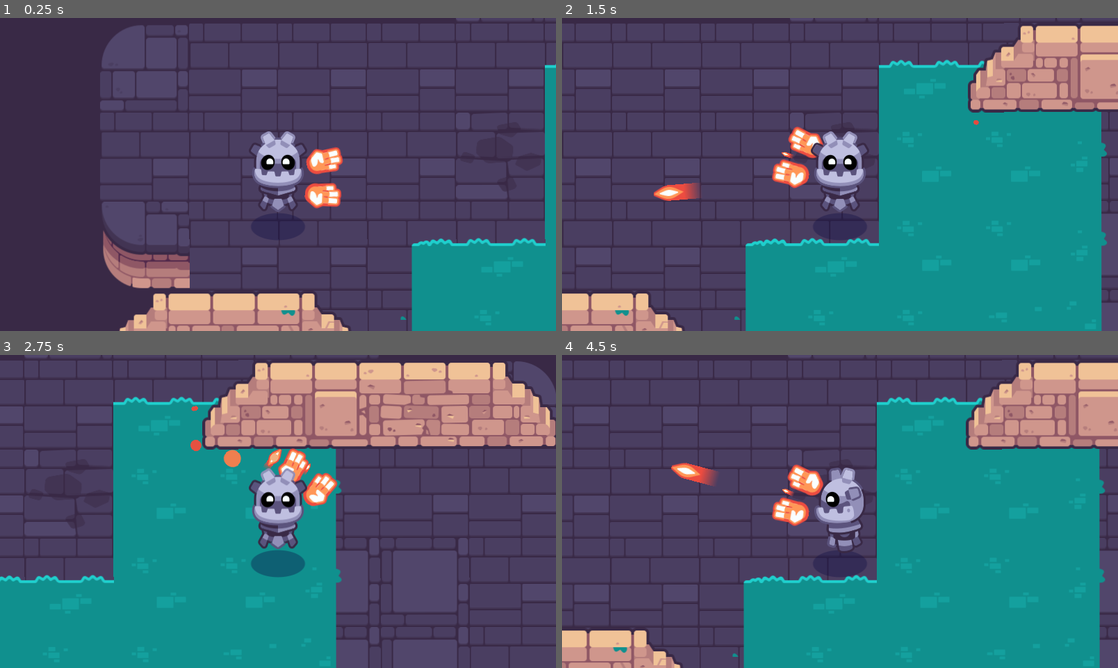
Above: before the commit, frames 1-4 (two rows, left to right).
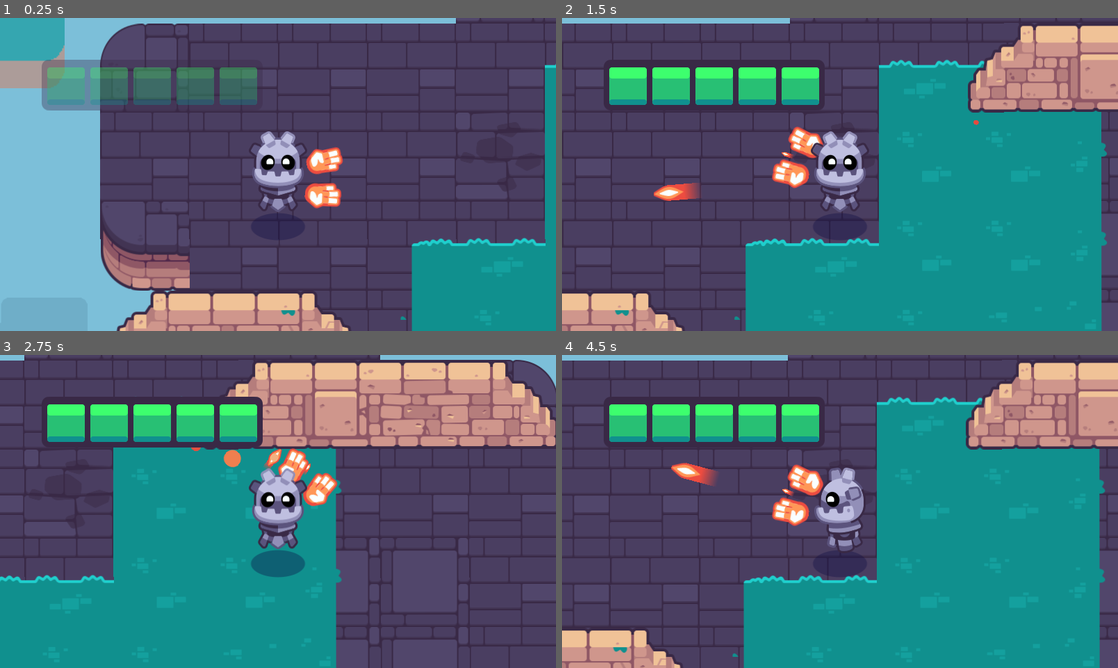
Above: after the commit, the same moments.

Repository: rxsiebearr/2d-Gamedev-Course
Game: Godot game, scene res://start.tscn
The game is run twice, just before and just after one commit, with the same random seed, the same clock (stepped at 60 frames per second) and the same inputs. This scene is started directly instead of the project's main scene. Sound files missing from this copy of the repository are replaced by a short silence.
Inputs (mouse positions are in pixels of both pictures, inside the frame that each line leads up to):
- Up to frame 1 (0.25 s): no input
- Up to frame 2 (1.5 s): tap Enter at 0.5 s; move the mouse to (962, 158) at 0.52 s; hold D (move_right) 0.53-1.25 s; hold Mouse wheel down (cycle_weapon_down) 0.53-1.25 s; click (962, 158) at 0.67 s; drag from (728, 190) to (995, 124) at 1.27 s
- Up to frame 3 (2.75 s): move the mouse to (333, 442) at 2.02 s; press the mouse at (333, 442) at 2.03 s; hold D (move_right) from 2.03 s (still down)
- Up to frame 4 (4.5 s): release D (move_right) at 2.75 s; release the mouse at (895, 442) at 2.75 s; drag from (812, 574) to (751, 408) at 2.77 s; move the mouse to (1006, 558) at 3.52 s; hold A (move_left) 3.53-4.25 s; hold Mouse wheel up (cycle_weapon_up) 3.53-4.25 s; drag from (673, 464) to (756, 433) at 4.27 s

The runs differ from the first frame. In frame 1, 24% of the frame differs, in the area x 0-82%, y 0-100%; in frame 2, 6.8%; in frame 3, 6.7%; in frame 4, 6.8%.

Commit message:
Add a sky and a health bar

Diff:
--- a/02.getting-to-know-godot/start.tscn
+++ b/02.getting-to-know-godot/start.tscn
@@ -7,6 +7,8 @@
 [ext_resource type="PackedScene" uid="uid://cu2rb5dl4ljte" path="res://levels/rooms/room_a.tscn" id="5_blhom"]
 [ext_resource type="PackedScene" uid="uid://dgayuh42w4v6u" path="res://levels/rooms/room_b.tscn" id="6_s7m5r"]
 [ext_resource type="PackedScene" uid="uid://cq0mmphkbrvmm" path="res://levels/rooms/room_c.tscn" id="7_5heax"]
+[ext_resource type="PackedScene" uid="uid://wdey00p3syru" path="res://levels/background/background_blue_sky.tscn" id="8_cvh5b"]
+[ext_resource type="PackedScene" uid="uid://cce7r30dfjm4r" path="res://interface/bars/ui_health_bar.tscn" id="9_f3yut"]
 
 [node name="Start" type="Node2D"]
 script = ExtResource("2")
@@ -36,3 +38,13 @@
 
 [node name="RoomC" parent="." instance=ExtResource("7_5heax")]
 position = Vector2(640, -2688)
+
+[node name="BackgroundBlueSky" parent="." instance=ExtResource("8_cvh5b")]
+
+[node name="CanvasLayer" type="CanvasLayer" parent="."]
+
+[node name="UIHealthBar" parent="CanvasLayer" instance=ExtResource("9_f3yut")]
+offset_left = 60.0
+offset_top = 60.0
+offset_right = 378.0
+offset_bottom = 132.725
Binary file removed: 02.getting-to-know-godot/addons/godot_tours/bubble/gobot/assets/eye_closed.png
Not shown: 1 places in 02.getting-to-know-godot/start.tscn that only renumber resources
Not shown, changed: 02.getting-to-know-godot/godot_tours.log
Not shown, added: 02.getting-to-know-godot/godot_tours.log-bYGPcZ
